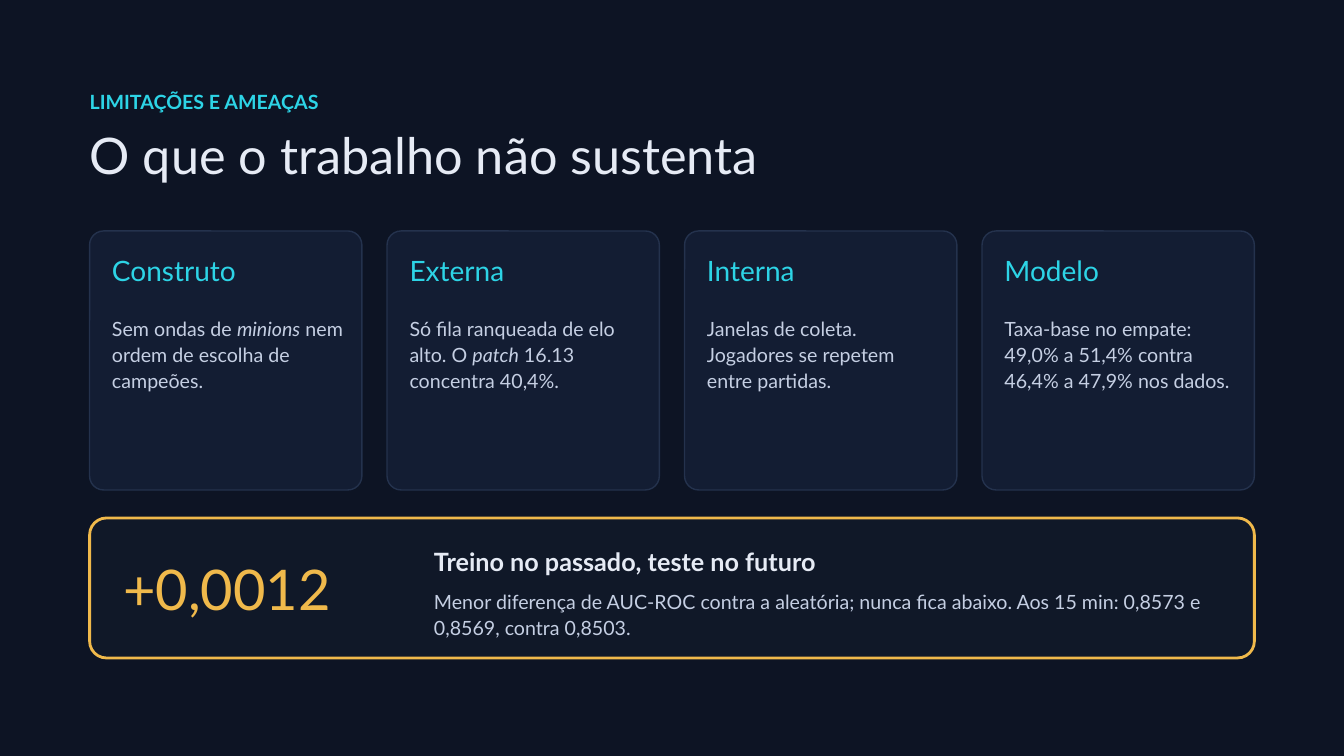
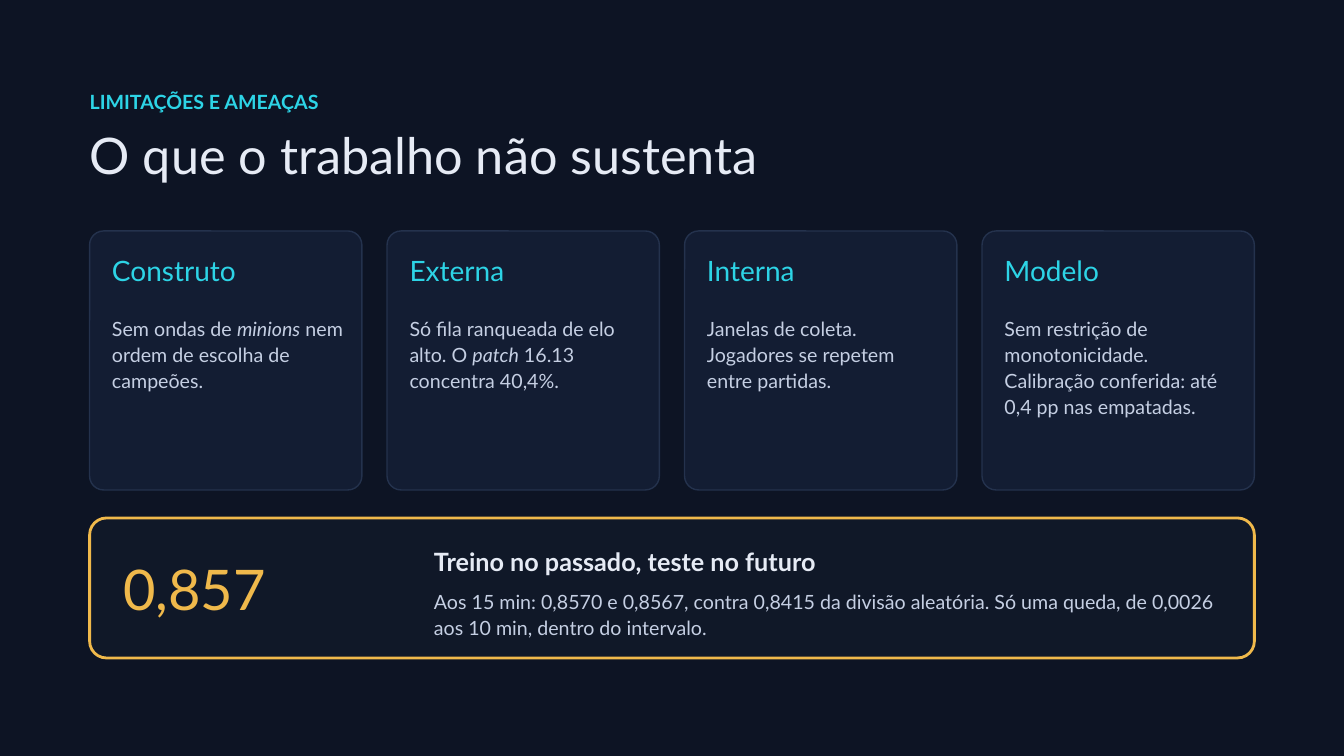
Before and after one commit to tamiosso125/lol-analytics, a slide deck: slide 16 of docs/bellestraiko_defesa_v4.pptx. Drawn at 1344x756 pixels with LibreOffice and Linux fonts; fonts in the diff are those of the drawing. Boxes give left, top, right and bottom in pixels: in the first picture for what was removed or moved away, otherwise in the second. Text is boxed around its words. In the diff, an @@ line names an element or a change of style, - is before the commit and + after.

```diff
--- a/docs/bellestraiko_defesa_v4.pptx
+++ b/docs/bellestraiko_defesa_v4.pptx
@@ text at [1004,321,1217,418]: text changed @@
-Taxa-base no empate: 49,0% a 51,4% contra 46,4% a 47,9% nos dados.
+Sem restrição de monotonicidade. Calibração conferida: até 0,4 pp nas empatadas.
@@ text at [123,569,266,618]: text changed @@
-+0,0012
+0,857
@@ text at [434,594,1213,638]: text changed @@
-Menor diferença de AUC-ROC contra a aleatória; nunca fica abaixo. Aos 15 min: 0,8573 e 0,8569, contra 0,8503.
+Aos 15 min: 0,8570 e 0,8567, contra 0,8415 da divisão aleatória. Só uma queda, de 0,0026 aos 10 min, dentro do intervalo.
```
Also in this commit, not shown: 8 other slides changed.
